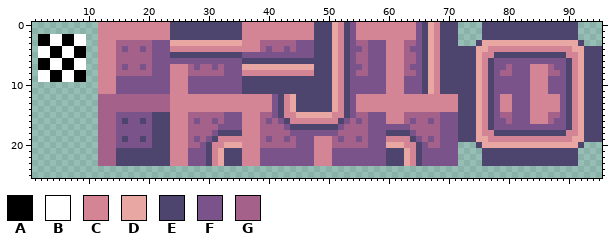
Sprite sheet, stored at TowerOfDreams/tilesets/tWood/output_tileset.png. This is how it looked before the edit.
The file is 96x96 pixels. Shown: x 1..95, y 0..25.
Palette (. is transparent): A #000000  B #ffffff  C #d38595  D #e9a7a3  E #4d456d  F #795389  G #a4628a
The same view after the edit:
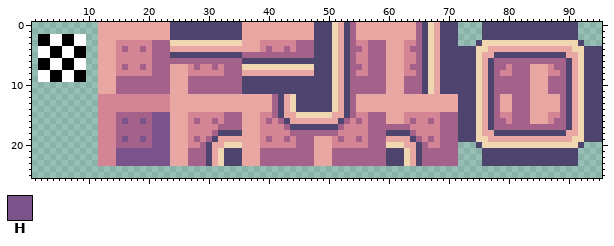
Colours new in this view: H #795389
Changes in this commit:
Colour C changes from #d38595 to #e9a7a3.
Colour D changes from #e9a7a3 to #f0d7b1.
Colour F changes from #795389 to #a4628a.
Colour G changes from #a4628a to #d38595.
The edit turns colour E into colour H in row 15 at x 21 to 23; in row 16 at x 16, 19 and 21 to 23; in rows 17 to 18 at x 21 to 23; in row 19 at x 16, 19 and 21 to 23; in row 20 at x 21 to 23; in rows 21 to 23 at x 15 to 23.
